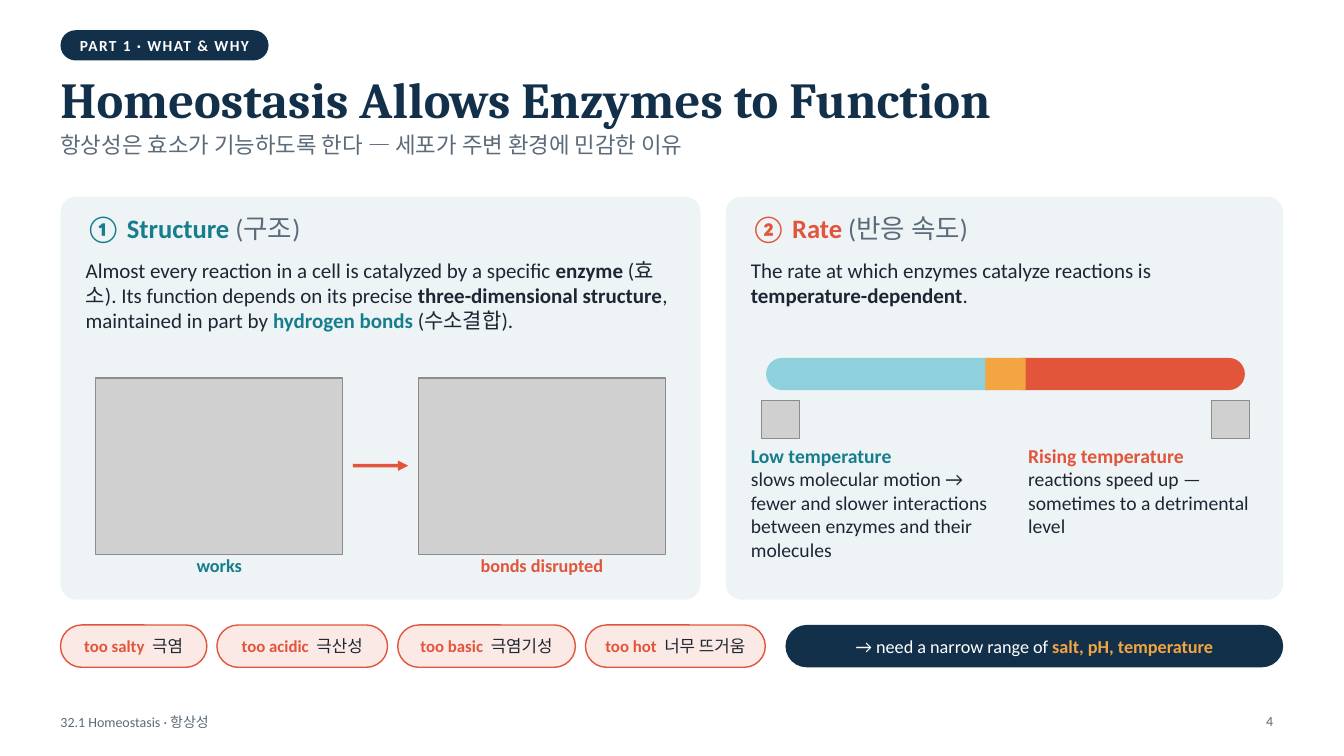
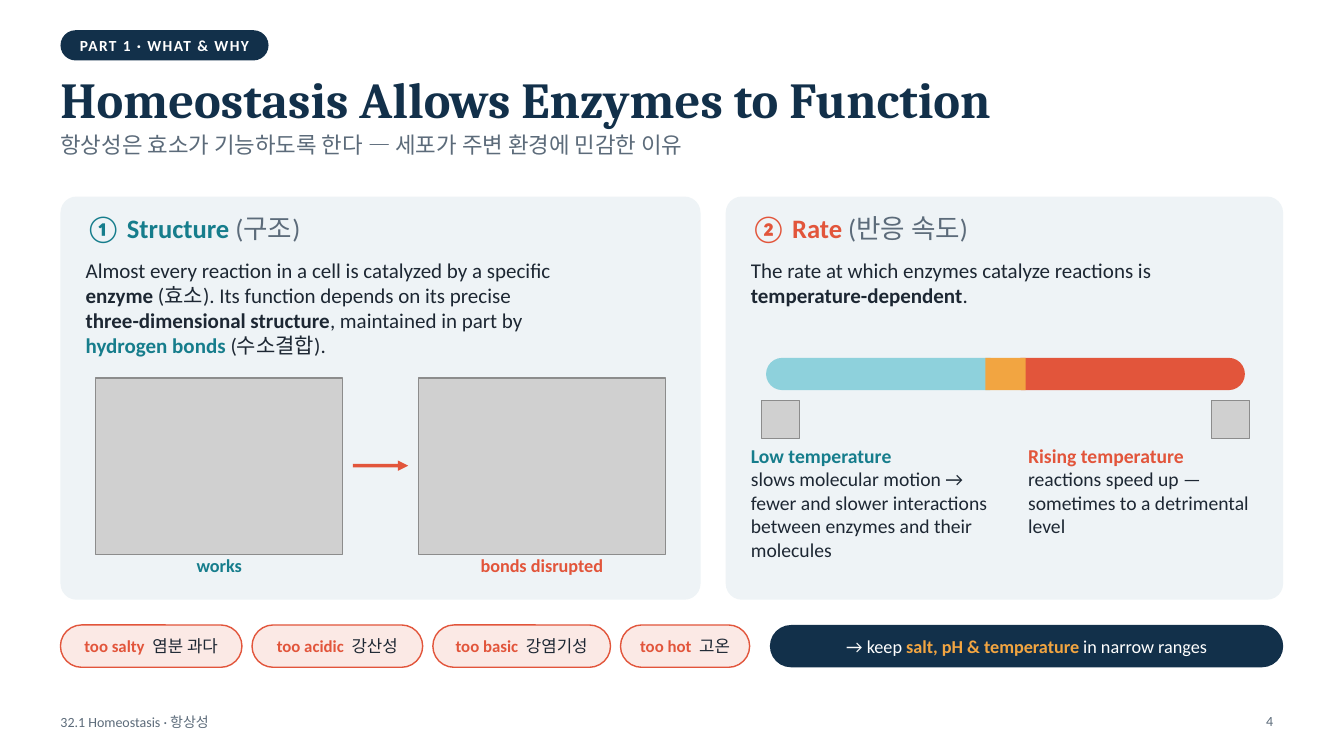
Before and after one commit to coula0908/biology, a slide deck: slide 4 of 32.1_homeostasis/32.1_Homeostasis_short.pptx. Drawn at 1344x756 pixels with LibreOffice and Linux fonts; fonts in the diff are those of the drawing; grey boxes stand for pictures. Boxes give left, top, right and bottom in pixels: in the first picture for what was removed or moved away, otherwise in the second. Text is boxed around its words. In the diff, an @@ line names an element or a change of style, - is before the commit and + after.

```diff
--- a/32.1_homeostasis/32.1_Homeostasis_short.pptx
+++ b/32.1_homeostasis/32.1_Homeostasis_short.pptx
@@ text at box(86, 263, 550, 357): text changed @@
-Almost every reaction in a cell is catalyzed by a specific enzyme (효소). Its function depends on its precise three-dimensional structure, maintained in part by hydrogen bonds (수소결합).
+Almost every reaction in a cell is catalyzed by a specific
+enzyme (효소). Its function depends on its precise
+three-dimensional structure, maintained in part by
+hydrogen bonds (수소결합).
@@ rounded rectangle "too salty 염분 과다": place and size @@
-rounded rectangle "too salty 염분 과다" at box(60, 625, 207, 667)
+rounded rectangle "too salty 염분 과다" at box(60, 625, 242, 667)
@@ rounded rectangle "too acidic 강산성": place and size @@
-rounded rectangle "too acidic 강산성" at box(217, 625, 387, 667)
+rounded rectangle "too acidic 강산성" at box(252, 625, 422, 667)
@@ rounded rectangle "too basic 강염기성": place and size @@
-rounded rectangle "too basic 강염기성" at box(398, 625, 576, 667)
+rounded rectangle "too basic 강염기성" at box(433, 625, 610, 667)
@@ rounded rectangle "too hot 고온": place and size @@
-rounded rectangle "too hot 고온" at box(586, 625, 765, 667)
+rounded rectangle "too hot 고온" at box(621, 625, 750, 667)
@@ rounded rectangle: place and size @@
-rounded rectangle at box(785, 625, 1284, 667)
+rounded rectangle at box(770, 625, 1284, 667)
@@ text in rounded rectangle at box(84, 638, 218, 655): text changed @@
-too salty 극염
+too salty 염분 과다
@@ text in rounded rectangle at box(277, 638, 398, 654): text changed @@
-too acidic 극산성
+too acidic 강산성
@@ text in rounded rectangle at box(456, 638, 588, 654): text changed @@
-too basic 극염기성
+too basic 강염기성
@@ text in rounded rectangle at box(640, 638, 730, 653): text changed @@
-too hot 너무 뜨거움
+too hot 고온
@@ text at box(867, 640, 1207, 656): text changed @@
-→ need a narrow range of salt, pH, temperature
+→ keep salt, pH & temperature in narrow ranges
```
Also in this commit, not shown: 2 other slides changed, 8 other files.
